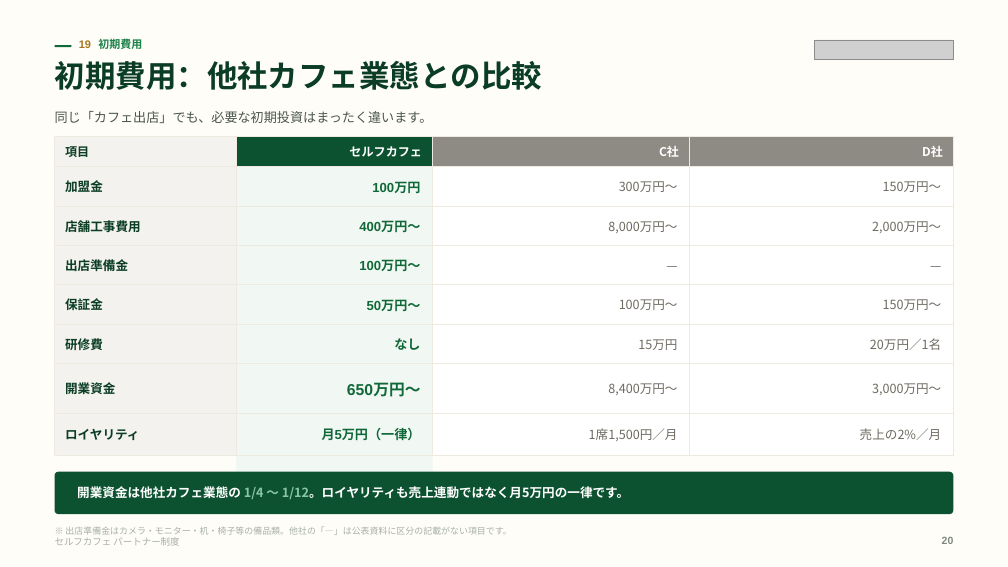
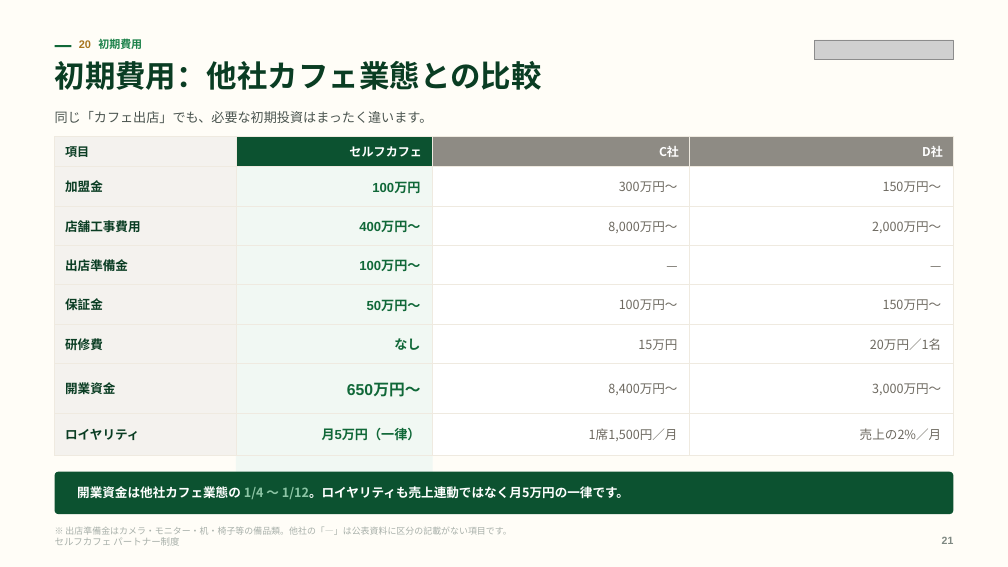
Before and after one commit to a5408071-cmd/suzuki-ceo, a slide deck: slide 21 of selfcafe-partner-deck/selfcafe-partner-deck.pptx (slide 20 before the commit). Drawn at 1008x567 pixels with LibreOffice and Linux fonts; fonts in the diff are those of the drawing; grey boxes stand for pictures. Boxes give left, top, right and bottom in pixels: in the first picture for what was removed or moved away, otherwise in the second. Text is boxed around its words. In the diff, an @@ line names an element or a change of style, - is before the commit and + after.

```diff
--- a/selfcafe-partner-deck/selfcafe-partner-deck.pptx
+++ b/selfcafe-partner-deck/selfcafe-partner-deck.pptx
@@ text at [79, 37, 142, 52]: text changed @@
-19 初期費用
+20 初期費用
@@ text at [942, 537, 954, 544]: text changed @@
-20
+21
```
Also in this commit, not shown: 14 other slides changed, 5 slides added, 4 slides removed, 5 other files.
